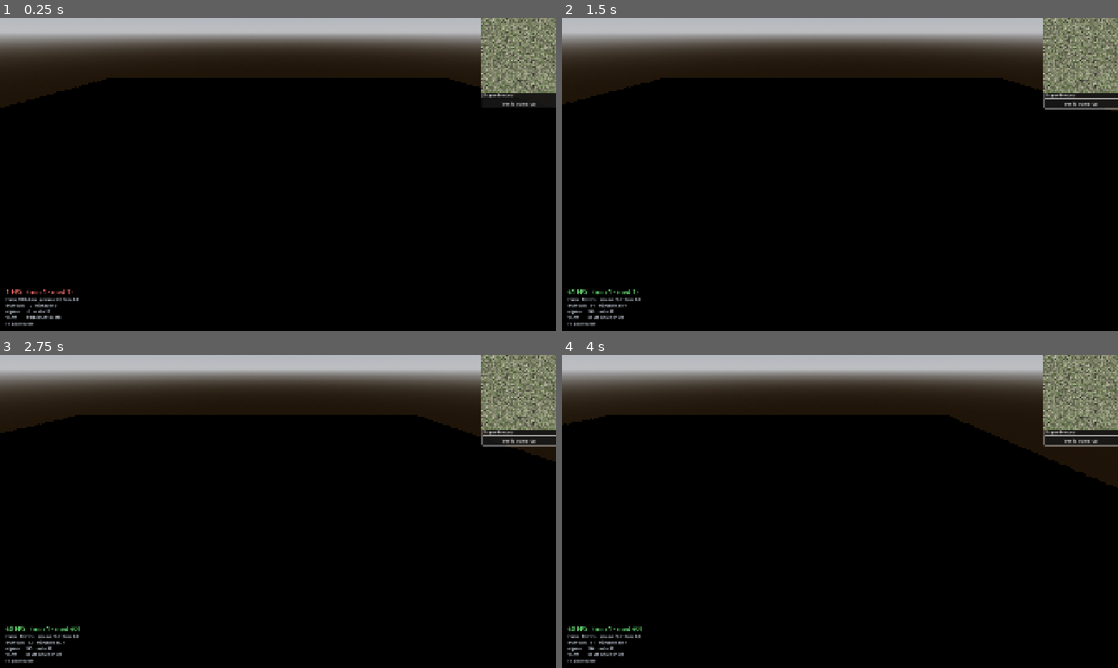
Above: before the commit, frames 1-4 (two rows, left to right).
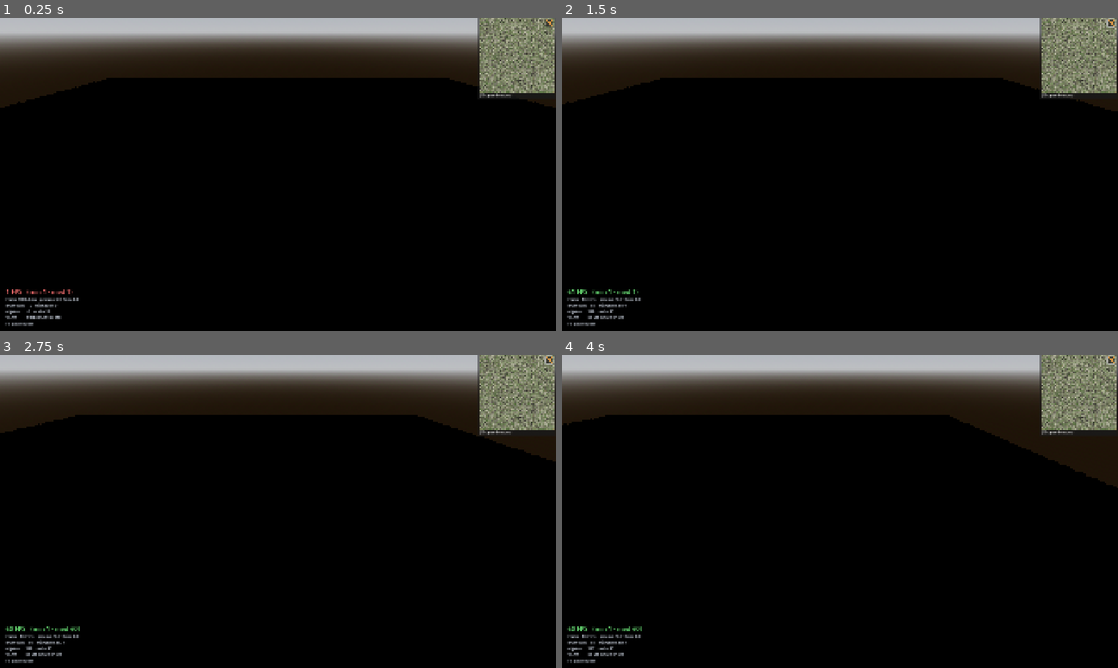
Above: after the commit, the same moments.

Repository: DAMSanti/History-of-Man
Game: Godot game, scene res://scenes/demo_main.tscn
Same seed, same stepped clock (60 frames per second), same inputs: the game is played once before the commit and once after it. This scene is started directly instead of the project's main scene.
Inputs (mouse positions are in pixels of both pictures, inside the frame that each line leads up to; where the layout moved, square brackets give the same spot in the first picture):
- Up to frame 1 (0.25 s): no input
- Up to frame 2 (1.5 s): click (1112, 24) [1079, 102] at 0.5 s; tap Enter at 1.25 s; move the mouse to (962, 158) at 1.27 s; hold D (move_right) from 1.28 s (still down); tap 1 at 1.35 s; click (962, 158) at 1.42 s
- Up to frame 3 (2.75 s): tap Space at 1.52 s; release D (move_right) at 2 s; drag from (166, 527) to (250, 574) at 2.02 s
- Up to frame 4 (4 s): tap Space at 2.75 s; move the mouse to (895, 442) at 2.77 s; hold D (move_right) 2.78-3.5 s; tap 3 at 2.85 s; click (895, 442) at 2.92 s; drag from (812, 574) to (673, 464) at 3.52 s

The runs differ from the first frame. In frame 1, 1.9% of the frame differs, in the area x 85-100%, y 0-29%; in frame 2, 2.1%, in the area x 5-100%, y 0-95%; in frame 3, 2.1%; in frame 4, 2.1%.

Commit message:
El minimapa metido en la barra, y fuera el borde blanco de diez iconos
«El minimapa debe asimilarse en la barra superior. El botón de volver a comarca
debe ser un icono en lugar de texto y estar dentro del minimapa en la esquina
superior derecha. La barra superior lo debe rodear, que el minimapa esté dentro
de ella, haciendo que sólo aumente su anchura para abarcar el minimapa; el resto
del ancho de la pantalla debe estar igual».

El mapa va en su propio lienzo, POR ENCIMA de la barra: anclado arriba a la
derecha en y=0, la barra le guarda el hueco y su panel —la misma piel— lo rodea
por la izquierda y por abajo. Con la barra dibujándose encima, los primeros
cuarenta y cinco píxeles del mapa quedaban tapados, y con ellos el botón, que va
justo en esa esquina. En lienzo aparte y no subiendo el de la interfaz, porque
de ése cuelga también la ficha de depuración y subirla la pondría por encima de
las ventanas.

El botón pasa a ser un icono dibujado —cuatro puntas abriéndose desde un
recuadro, que es lo que todo el mundo lee como «alejar»— dentro del mapa. Un
rótulo de catorce caracteres ocupaba una fila entera de la barra para decir algo
que se entiende sin leerlo.

Y el borde blanco de los iconos de materiales: diez de los treinta y siete
tenían un marco blanco opaco. Se quita inundando desde el borde, así que sólo se
va el blanco que TOCA el marco —un huevo es blanco por dentro y sigue
siéndolo—, y luego se apura el filo de antialias, que quedaba como un píxel
claro a medio alfa.

Co-Authored-By: Claude Opus 5 <noreply@anthropic.com>

Diff:
--- a/scripts/DemoMain.gd
+++ b/scripts/DemoMain.gd
@@ -1008,6 +1008,22 @@
 	canvas.name = "UI"
 	add_child(canvas)
 
+	# El minimapa va en SU PROPIO lienzo, y por encima de la barra -que va en la
+	# capa 10, ver [GameUI._ready]-.
+	#
+	# Va metido DENTRO de la barra: se ancla arriba a la derecha en y=0 y la
+	# barra le guarda el hueco. Con la barra dibujandose encima, los primeros
+	# cuarenta y cinco pixeles del mapa quedaban tapados, y con ellos el boton
+	# de la comarca, que va en esa misma esquina.
+	#
+	# Y en un lienzo aparte y no subiendo el de la interfaz: en ese cuelga
+	# tambien la ficha de depuracion, y subirla entera la pondria por encima de
+	# las ventanas del juego.
+	var lienzo_del_mapa := CanvasLayer.new()
+	lienzo_del_mapa.name = "Minimapa"
+	lienzo_del_mapa.layer = 11
+	add_child(lienzo_del_mapa)
+
 	# El panel de la esquina es SOLO de depuracion, y va aparte del resto.
 	# Antes el `return` que lo apagaba estaba al principio de esta funcion, asi
 	# que quitarlo se llevaba por delante el minimapa y todo lo demas.
@@ -1030,7 +1046,7 @@
 	# `terrain.generate()` todavia no ha corrido, asi que `get_height_at`
 	# devuelve la misma cota en todas partes y el mapa sale de un verde plano.
 	# Se guarda el lienzo y se construye tras generar.
-	_minimap_canvas = canvas
+	_minimap_canvas = lienzo_del_mapa
 
 	# El panel de banda de la esquina se ha quitado: lo que decia esta ahora en
 	# las pestanas de Banda y Almacen, que ademas lo dicen mejor. Tener las dos
--- a/scripts/tests/AlfileresCaptura.gd
+++ b/scripts/tests/AlfileresCaptura.gd
@@ -74,6 +74,16 @@
 	print("parajes: %d · alfileres: %d" % [
 		sim.parajes.list.size(),
 		(demo.paraje_markers._markers as Dictionary).size()])
+	# Donde ha quedado el boton de la comarca, para saber si se ve.
+	var mapa: Control = demo._minimap
+	if mapa != null and mapa.get_parent() != null:
+		for hijo: Node in mapa.get_parent().get_children():
+			if hijo is Button:
+				var b := hijo as Button
+				print("boton comarca: rect %s · visible %s · dentro del mapa %s" % [
+					str(b.get_global_rect()), str(b.visible),
+					str(mapa.get_global_rect())])
+
 	var shot := get_root().get_texture().get_image()
 	if shot != null:
 		shot.save_png("user://alfileres.png")
--- /dev/null
+++ b/scripts/ui/IconoComarca.gd
@@ -0,0 +1,39 @@
+class_name IconoComarca
+extends Control
+## El icono de «ver la comarca»: cuatro puntas que se abren hacia fuera.
+##
+## Va DENTRO del minimapa, en su esquina, y ahí un rótulo de texto no cabe sin
+## taparlo. Cuatro flechas saliendo de un cuadro es lo que todo el mundo lee
+## como «alejar» sin tener que poner la palabra, igual que las figuras del
+## control de tiempo —ver [TimeIcon]—, y dibujarlo sale más barato que
+## mantener un PNG y escala solo.
+
+var tint: Color = Color.WHITE
+
+
+static func make(size: float = 15.0) -> IconoComarca:
+	var icon := IconoComarca.new()
+	icon.custom_minimum_size = Vector2(size, size)
+	icon.mouse_filter = Control.MOUSE_FILTER_IGNORE
+	return icon
+
+
+func _draw() -> void:
+	var s := minf(size.x, size.y)
+	if s <= 1.0:
+		return
+
+	# El recuadro de en medio: lo que se está mirando ahora.
+	var borde := maxf(s * 0.07, 1.0)
+	draw_rect(Rect2(Vector2(0.36, 0.36) * s, Vector2(0.28, 0.28) * s),
+		tint, false, borde)
+
+	# Y las cuatro puntas, cada una hacia su esquina.
+	for giro: Vector2 in [Vector2(1, 1), Vector2(-1, 1),
+			Vector2(1, -1), Vector2(-1, -1)]:
+		var punta := PackedVector2Array()
+		for punto: Vector2 in [Vector2(0.98, 0.98), Vector2(0.62, 0.98),
+				Vector2(0.98, 0.62)]:
+			var centrado := (punto - Vector2(0.5, 0.5)) * giro + Vector2(0.5, 0.5)
+			punta.append(centrado * s)
+		draw_colored_polygon(punta, tint)
--- a/scripts/vista/Minimapa.gd
+++ b/scripts/vista/Minimapa.gd
@@ -22,6 +22,51 @@
 ## Se pinta del heightmap ya generado y no con una segunda camara: una
 ## SubViewport cenital costaria un pase de render entero por frame para algo
 ## que no cambia nunca.
+## Cuanta piel de la barra se ve alrededor del mapa, en pixeles.
+##
+## Seis: lo justo para que se lea como un marco y no como un hueco. Es lo que
+## hace que la barra RODEE al minimapa en vez de tenerlo pegado encima.
+const MARCO := 6
+
+## El lado del boton de la comarca, en pixeles.
+const BOTON := 26
+
+
+## Pone el boton de volver a la comarca en la esquina del mapa.
+##
+## Icono y no texto, y DENTRO del mapa: «el boton de volver a comarca debe ser
+## un icono en lugar de texto y estar dentro del minimapa en la esquina superior
+## derecha». Un rotulo de catorce caracteres debajo del mapa ocupaba una fila
+## entera de la barra para decir algo que se entiende con cuatro flechas.
+##
+## Antes de vivir aqui esto era la tecla ESC, y salirse del valle entero por
+## pulsar ESC daba un susto cada vez.
+func _poner_boton_de_comarca(encima: Control) -> void:
+	# Anclado a mano y no con un preset: el preset deja los desplazamientos a
+	# cero y el boton se iba fuera del mapa, invisible.
+	var back := Button.new()
+	back.anchor_left = 1.0
+	back.anchor_right = 1.0
+	back.anchor_top = 0.0
+	back.anchor_bottom = 0.0
+	back.offset_left = -BOTON - 5.0
+	back.offset_right = -5.0
+	back.offset_top = 5.0
+	back.offset_bottom = 5.0 + BOTON
+	back.tooltip_text = "Ver la comarca: vuelve al mapa regional de Cantabria"
+	if demo.ui and demo.ui._skin:
+		back.theme = demo.ui._skin
+	back.pressed.connect(func() -> void:
+		if Expedition.is_active():
+			demo._return_to_region())
+	encima.add_child(back)
+
+	var icono := IconoComarca.make(BOTON)
+	icono.tint = UISkin.OCHRE
+	icono.set_anchors_preset(Control.PRESET_FULL_RECT)
+	back.add_child(icono)
+
+
 ## La columna del bloque del minimapa, para poder colgarle cosas debajo.
 var _columna: VBoxContainer
 var _ancho: int = 256
@@ -128,14 +173,34 @@
 		panel.theme = demo.ui._skin
 	margin.add_child(panel)
 
+	# La barra RODEA el mapa: un margen por dentro del panel deja ver la misma
+	# piel de la barra por los cuatro lados, de forma que el minimapa no se
+	# pega encima sino que queda metido dentro. Es lo que se pidio: «que el
+	# minimapa este dentro de ella, haciendo que solo aumente su anchura para
+	# abarcar el minimapa».
+	var marco := MarginContainer.new()
+	for lado: String in ["margin_left", "margin_right", "margin_bottom"]:
+		marco.add_theme_constant_override(lado, MARCO)
+	# Arriba no: por arriba el bloque tiene que pegarse a la barra sin costura,
+	# que es lo que hace que se lea como la barra bajando y no como un cartel
+	# aparte apoyado debajo.
+	marco.add_theme_constant_override("margin_top", 0)
+	panel.add_child(marco)
+
 	var column := VBoxContainer.new()
 	column.add_theme_constant_override("separation", 4)
-	panel.add_child(column)
+	marco.add_child(column)
+
+	# El mapa, con el boton de la comarca ENCIMA de su esquina.
+	var sobre_el_mapa := Control.new()
+	sobre_el_mapa.custom_minimum_size = Vector2(size, size)
+	column.add_child(sobre_el_mapa)
 
 	demo._minimap = TextureRect.new()
-	demo._minimap.custom_minimum_size = Vector2(size, size)
+	demo._minimap.set_anchors_preset(Control.PRESET_FULL_RECT)
 	demo._minimap.texture = ImageTexture.create_from_image(image)
-	column.add_child(demo._minimap)
+	sobre_el_mapa.add_child(demo._minimap)
+	_poner_boton_de_comarca(sobre_el_mapa)
 
 	_columna = column
 	_ancho = size
@@ -152,19 +217,7 @@
 	demo._overlay_label.autowrap_mode = TextServer.AUTOWRAP_WORD_SMART
 	label_panel.add_child(demo._overlay_label)
 
-	# El boton de volver al mapa regional. Va aqui, junto al minimapa, que es
-	# donde uno mira cuando piensa «quiero ver el mapa grande». Antes esto era
-	# ESC, y salirse del valle entero por pulsar ESC daba un susto cada vez.
-	var back := Button.new()
-	back.text = "Ver la comarca"
-	back.custom_minimum_size = Vector2(size, 26)
-	back.tooltip_text = "Vuelve al mapa regional de Cantabria"
-	if demo.ui and demo.ui._skin:
-		back.theme = demo.ui._skin
-	back.pressed.connect(func() -> void:
-		if Expedition.is_active():
-			demo._return_to_region())
-	column.add_child(back)
+
 
 
 ## Repinta gente y tajos sobre el relieve del minimapa
Not shown, added: scripts/tests/AlfileresCaptura.gd.uid
Not shown, added: scripts/tests/PasoProbe.gd.uid
Not shown, added: scripts/tests/VerifyItemTextures.gd.uid
Not shown, added: scripts/tools/RacionCheck.gd.uid
Not shown, added: scripts/ui/IconoComarca.gd.uid
Binary file changed: textures/items/materia_agua.png
Not shown, added: textures/items/materia_agua.png.import
Not shown, added: textures/items/materia_asta.png.import
Not shown, added: textures/items/materia_baya.png.import
Not shown, added: textures/items/materia_bellota.png.import
Not shown, added: textures/items/materia_bellota_dulce.png.import
Binary file changed: textures/items/materia_caracol.png
(and 42 more such lines)
